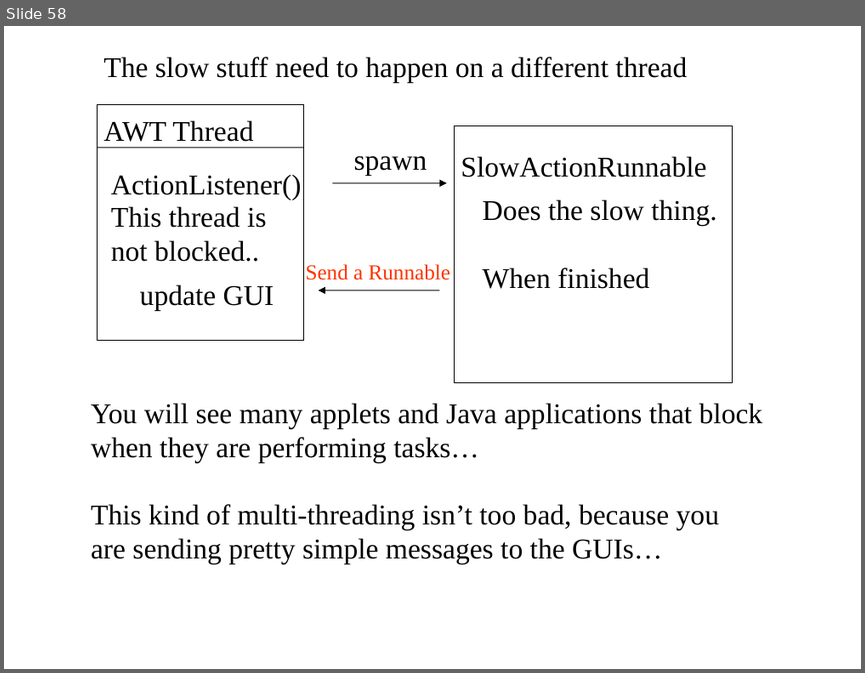
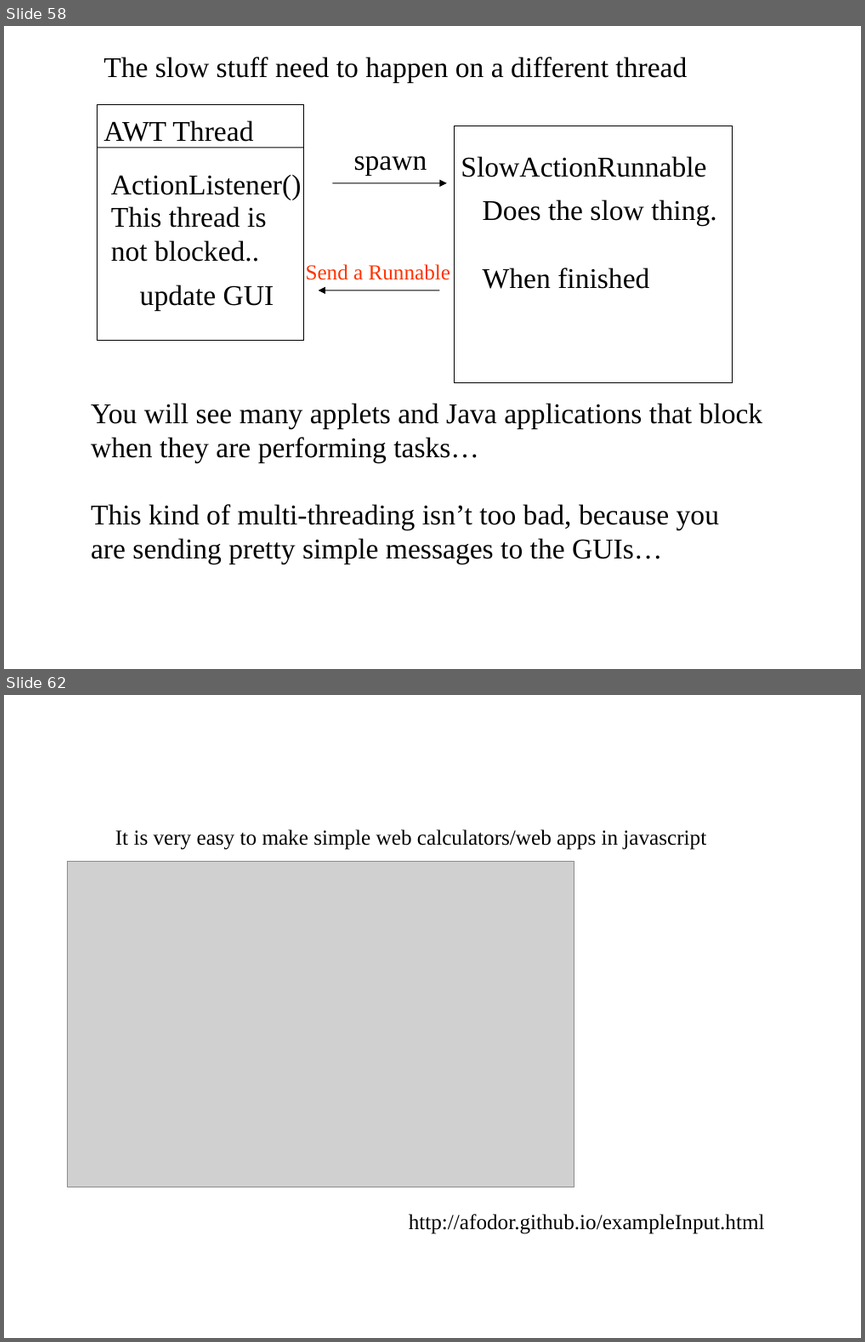
Before and after one commit to afodor/afodor.github.io, a slide deck: classes/prog2017/Prog3-Lecture12.ppt. Shown one above the other, each under a label of ours: slide 58 before the commit, slides 58 and 62 after it; the slides between them are not shown. The pictures are 865x673 and 865x1342 pixels, drawn with LibreOffice and Linux fonts; fonts in the diff are those of the drawing; grey boxes stand for pictures. Boxes give left, top, right and bottom in pixels: in the first picture for what was removed or moved away, otherwise in the second. Text is boxed around its words. In the diff, an @@ line names an element or a change of style, - is before the commit and + after.

Commit message:
mod lecture 12 with some javascript stuff

```diff
--- a/classes/prog2017/Prog3-Lecture12.ppt
+++ b/classes/prog2017/Prog3-Lecture12.ppt
@@ slide 62 added at (4, 695, 861, 1338), background #FFFFFF @@
@@ text added at (115, 829, 706, 850), 18 pt, text #000000 @@
+It is very easy to make simple web calculators/web apps in javascript
@@ picture added at (68, 862, 574, 1187) @@
@@ text added at (409, 1213, 765, 1234), 18 pt, text #000000 @@
+http://afodor.github.io/exampleInput.html
```
Also in this commit, not shown: 5 slides changed, 7 other slides added, 1 slide removed.
